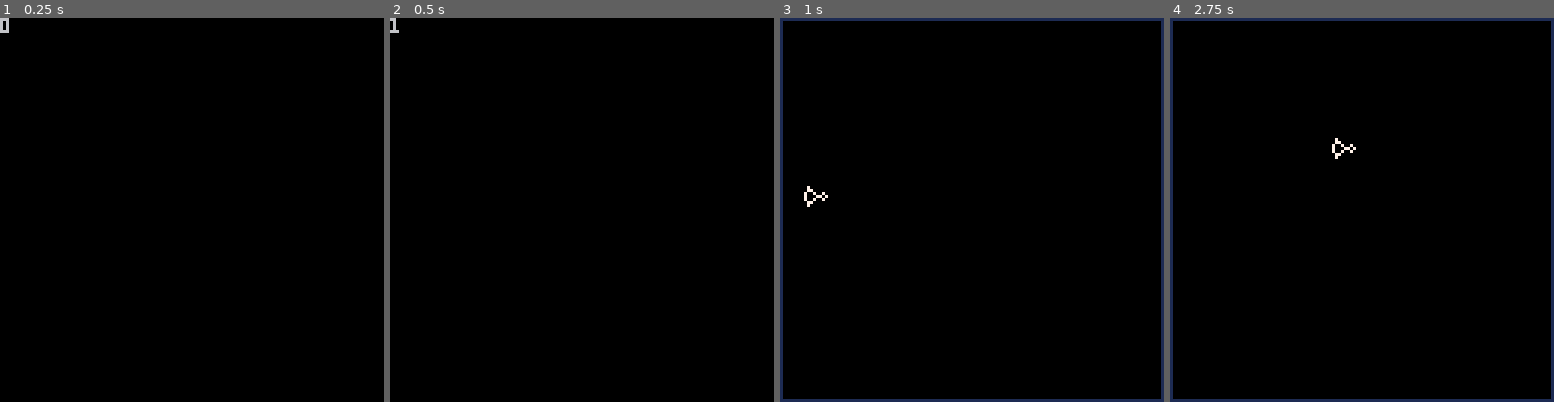
Above: before the commit, frames 1-4 (left to right).
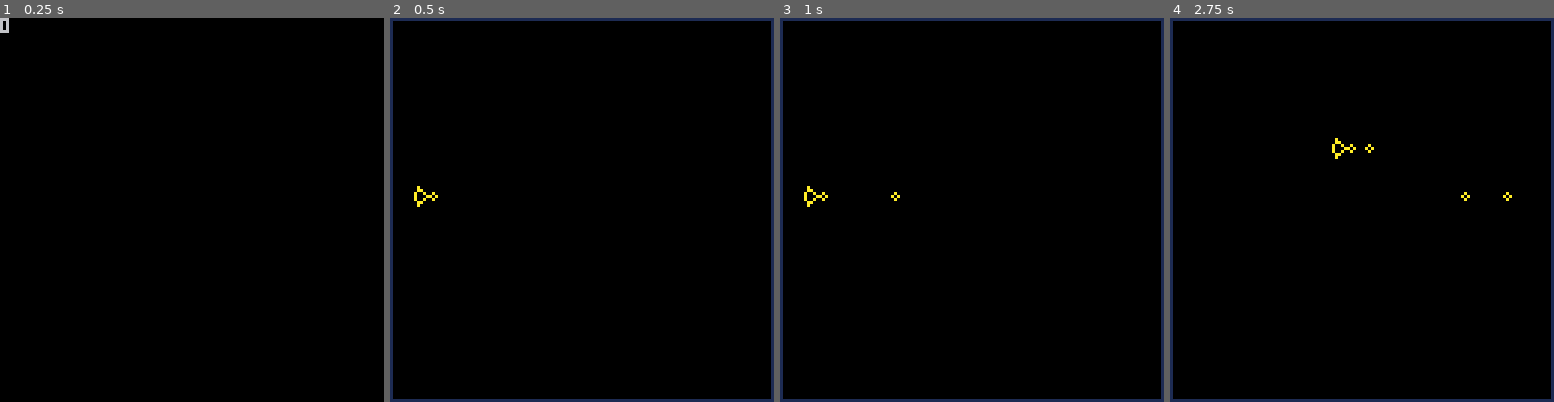
Above: after the commit, the same moments.

Repository: alxgnon/pico-8
Game: PICO-8 cartridge nack.p8
The game is run twice, just before and just after one commit, with the same random seed, the same clock (stepped at 60 frames per second) and the same inputs.
Inputs:
- Up to frame 1 (0.25 s): no input
- Up to frame 2 (0.5 s): tap X (X key) at 0.33 s
- Up to frame 3 (1 s): tap O (Z key) at 0.7 s
- Up to frame 4 (2.75 s): tap X (X key) at 1.07, 1.85 s; hold Right 1.6-2.1 s; tap O (Z key) at 1.7, 2.1, 2.5 s; hold Up 2.15-2.42 s; hold Right from 2.47 s (still down)

Frame 1 is identical in both runs. In frame 2, 3.2% of the frame differs, in the area x 0-100%, y 0-100%; in frame 3, 0.1%; in frame 4, 0.2%.

Commit message:
nack shooting

Diff:
--- a/nack.p8
+++ b/nack.p8
@@ -8,6 +8,7 @@
 function new_player(x, y)
 	return {
 		x = x, y = y,
+		charge = -1,
 		move = move_player,
 		draw = draw_player
 	}
@@ -15,10 +16,10 @@
 
 function move_player(a)
 	local dx, dy = 0, 0
-	if (btn"0") dx -= 2
-	if (btn"1") dx += 2
-	if (btn"2") dy -= 2
-	if (btn"3") dy += 2
+	if (btn "0") dx -= 2
+	if (btn "1") dx += 2
+	if (btn "2") dy -= 2
+	if (btn "3") dy += 2
 	a.x = min(max(a.x+dx,0),120)
 	a.y = min(max(a.y+dy,0),121)
 
@@ -26,10 +27,47 @@
 		if (dx > 0) a.f = false
 		if (dx < 0) a.f = true
 	end
+	control_shooting(a)
 end
 
 function draw_player(a)
 	spr(0, a.x, a.y, 1, 1, a.f)
+end
+
+-- shots ======================
+function can_shoot(a)
+	a.charge += 1
+	return a.charge % 4 == 0
+		and #state.shots < 6
+end
+
+function control_shooting(a)
+	if btn "4" then
+		if can_shoot(a) then
+			add(state.shots, {
+				x = a.x + (a.f and 1 or 6),
+				y = a.y + 3,
+				dx = a.f and -3 or 3
+			})
+		end
+	else
+		a.charge = -1
+	end
+end
+
+function move_shots(as)
+	for a in all(as) do
+		a.x += a.dx
+		if a.x < 0 or a.x > 128 then
+			del(as, a)
+		end
+	end
+end
+
+function draw_shots(as)
+	for a in all(as) do
+		circ(a.x, a.y, 1, 10)
+	end
 end
 
 -- baddies ====================
@@ -38,6 +76,7 @@
 -- room =======================
 function new_room(n)
 	local a = {
+		shots = {},
 		baddies = {},
 		player = new_player(8, 56),
 		move = move_room,
@@ -64,6 +103,7 @@
 end
 
 function move_room(a)
+	move_shots(a.shots)
 	a.player:move()
 	for b in all(a.baddies) do
 		b:move()
@@ -72,6 +112,7 @@
 
 function draw_room(a)
 	rect(0,0,127,127,1)
+	draw_shots(a.shots)
 	a.player:draw()
 	for b in all(a.baddies) do
 		b:draw()
@@ -88,10 +129,10 @@
 end
 
 function move_select(a)
-	if btnp"4" then
+	if btnp "4" then
+		a.n = (a.n + 1) % 32
+	elseif btnp "5" then
 		state = new_room(a.n)
-	elseif btnp"5" then
-		a.n = (a.n + 1) % 32
 	end
 end
 
Not shown, changed: 137 lines of the sprite sheet (__gfx__) section of nack.p8
Not shown, changed: the thumbnail (__label__) section of nack.p8
